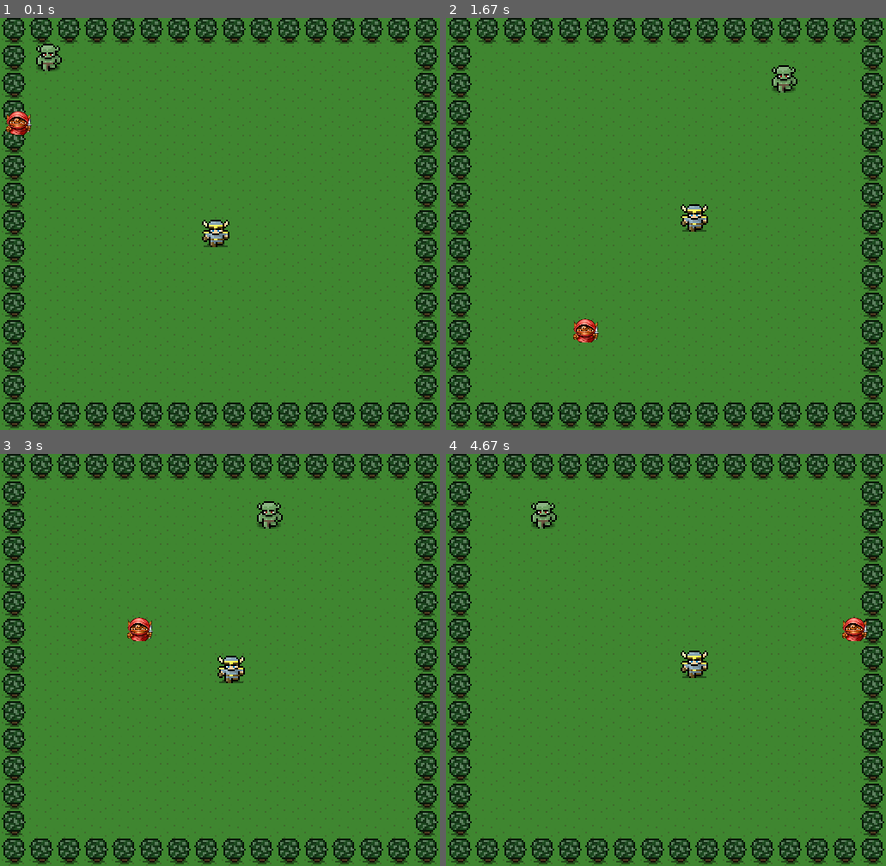
Above: before the commit, frames 1-4 (two rows, left to right).
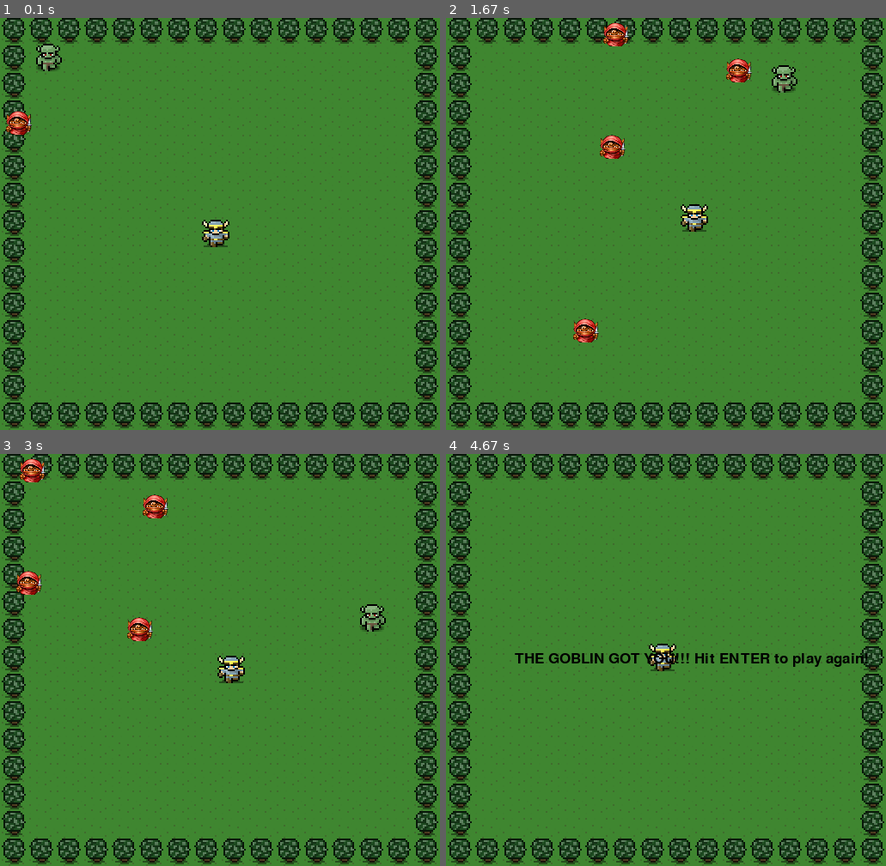
Above: after the commit, the same moments.

Repository: mtnzorro/digita_crafts_week3_python_pygame_monster_game
Game: pygame game, started from monster_game.py
Same seed, same stepped clock (60 frames per second), same inputs: the game is played once before the commit and once after it.
Inputs:
- Up to frame 1 (0.1 s): no input
- Up to frame 2 (1.67 s): tap Enter at 0.33 s; hold Right 0.67-1.13 s; hold Up 1.17-1.47 s; hold Right from 1.5 s (still down)
- Up to frame 3 (3 s): release Right at 1.97 s; hold Left 2-2.53 s; hold Down 2.57-2.87 s; hold Left from 2.9 s (still down)
- Up to frame 4 (4.67 s): release Left at 3.3 s; hold Up 3.33-3.7 s; hold Right 3.73-4.37 s; hold Down from 4.4 s (still down)

The runs differ from the first frame. In frame 1, less than 0.1% of the frame differs, in the area x 1-8%, y 22-28%; in frame 2, 0.8%; in frame 3, 1.4%; in frame 4, 2.1%, in the area x 15-96%, y 11-55%.

Commit message:
Adds a list of goblins, creating 4 on the screen at once

Diff:
--- a/monster_game.py
+++ b/monster_game.py
@@ -28,6 +28,7 @@
 
         self.maybe_direction_change()
 
+
     def maybe_direction_change(self):
         self.change_dir_counter -=1
         if self.change_dir_counter <= 0:
@@ -59,6 +60,10 @@
     def respawn(self, width, height):
         self.x = random.randint(0, width)
         self.y = random.randint(0, height)
+
+    def freeze(self):
+        self.speed_x = 0
+        self.speed_y = 0
 
 
 class Hero(object):
@@ -121,6 +126,10 @@
         else:
             return True
 
+    def freeze(self):
+        self.speed_x = 0
+        self.speed_y = 0
+
 
 class Monster(Enemy):
     def __init__(self):
@@ -190,8 +199,12 @@
     #calling instances of Characters
     monster = Monster()
     hero = Hero()
-    goblin = Goblin()
-
+    goblin_list = [
+            Goblin(),
+            Goblin(),
+            Goblin(),
+            Goblin()
+            ]
     #background image
     bkgr_image = pygame.image.load('images/background.png').convert_alpha()
 
@@ -218,7 +231,8 @@
                     game_over = False
                     goblin_win = False
                     monster.respawn(width, height)
-                    goblin.respawn(width, height)
+                    for goblin in goblin_list:
+                        goblin.respawn(width, height)
 
             if event.type == pygame.QUIT:
                 # if they closed the window, set stop_game to True
@@ -231,16 +245,20 @@
         #######################################
         monster.move(width,height)
         hero.move(width, height)
-        goblin.move(width, height)
-
-        if not game_over and hero.contact(monster):
-            win_sound.play()
-            game_over = True
-
-        if not game_over and goblin.contact(hero):
-            lose_sound.play()
-            goblin_win = True
-            game_over = True
+        for goblin in goblin_list:
+            goblin.move(width, height)
+
+        if not game_over:
+            if hero.contact(monster):
+                win_sound.play()
+                game_over = True
+
+            else:
+                for goblin in goblin_list:
+                    if goblin.contact(hero):
+                        lose_sound.play()
+                        goblin_win = True
+                        game_over = True
 
         ################################
         # PUT CUSTOM DISPLAY CODE HERE #
@@ -254,6 +272,7 @@
 
         hero.render(screen)
         if game_over:
+            hero.freeze()
             if goblin_win == True:
                 font = pygame.font.Font(None, 25)
                 text = font.render('THE GOBLIN GOT YOU!!! Hit ENTER to play again!', True, (0, 0, 0))
@@ -265,54 +284,17 @@
 
         else:
              monster.render(screen)
-             goblin.render(screen)
-
-
-        # update the canvas display with the currently drawn frame
-
-        # if hero.contact(monster):
-            # win_sound.play()
-            # font = pygame.font.Font(None, 25)
-            # text = font.render('Hit ENTER to play again!', True, (0, 0, 0))
-            # screen.blit(text, (150, 230))
-            # for event in pygame.event.get():
-            #     if event.type == pygame.KEYDOWN:
-            #         if event.key == ENTER:
-            #             #hero.contact = False
-            #             main()
-            # pygame.display.update()
-            # goblin.contact(hero):
-            # lose_sound.play()
-            # font = pygame.font.Font(None, 25)
-            # text = font.render('THE GOBLIN GOT YOU!!! Hit ENTER to play again!', True, (0, 0, 0))
-            # screen.blit(text, (80, 230))
-        #     for event in pygame.event.get():
-        #         # if event.type == pygame.KEYDOWN:
-        #         #     if event.key == ENTER:
-        #         #         #game_over = False
-        #         #         #monster.respawn()
-        #     #             main()
-        #     # pygame.display.update()
-        # else:
-        #     monster.render(screen)
-        #     goblin.render(screen)
-        #     monster.move(width, height)
-        #     hero.move(width, height)
-        #     goblin.move(width,height)
+             for goblin in goblin_list:
+                 goblin.render(screen)
+
+
+
         pygame.display.update()
 
 
 
         # tick the clock to enforce a max framerate
         clock.tick(60)
-        # change_dir_counter_monst -= 1
-        # change_dir_counter_gob -= 1
-        # if change_dir_counter_monst <= 0:
-        #     monster.change_dir()
-        #     change_dir_counter_monst = 120
-        # if change_dir_counter_gob <= 0:
-        #     goblin.change_dir()
-        #     change_dir_counter_gob = 120
 
 
 
